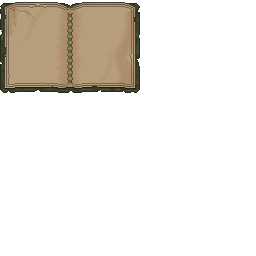
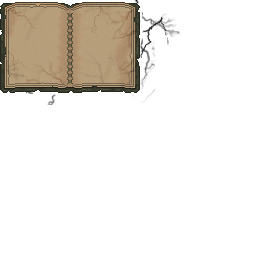
Before/after of a (256, 256) layered artwork. What changed in the layer stack:
removed layer "Layer" (was multiply) over (x1=0, y1=0, x2=181, y2=105)
added layer "crack #2" (soft light) above "Layer 5" over (x1=26, y1=60, x2=71, y2=105)
added layer "Layer 5" (soft light) above "Layer 4" over (x1=82, y1=0, x2=122, y2=38)
added layer "Layer 4" (soft light) above "Layer 3" over (x1=0, y1=3, x2=38, y2=80)
added layer "Layer 3" (soft light) above "Layer 2" over (x1=109, y1=16, x2=170, y2=75)
added layer "Layer 2" (multiply, 55%) above "Layer 1" over (x1=0, y1=56, x2=26, y2=81)
added layer "Layer 1" (soft light) above "crack #1" over (x1=109, y1=0, x2=181, y2=93)
added layer "crack #1" (multiply) above "crack" over (x1=106, y1=25, x2=155, y2=103)
added layer "crack" (multiply) above "Pages" over (x1=62, y1=43, x2=130, y2=94)
painted on "journal_gui.png" over (x1=0, y1=3, x2=140, y2=93)
